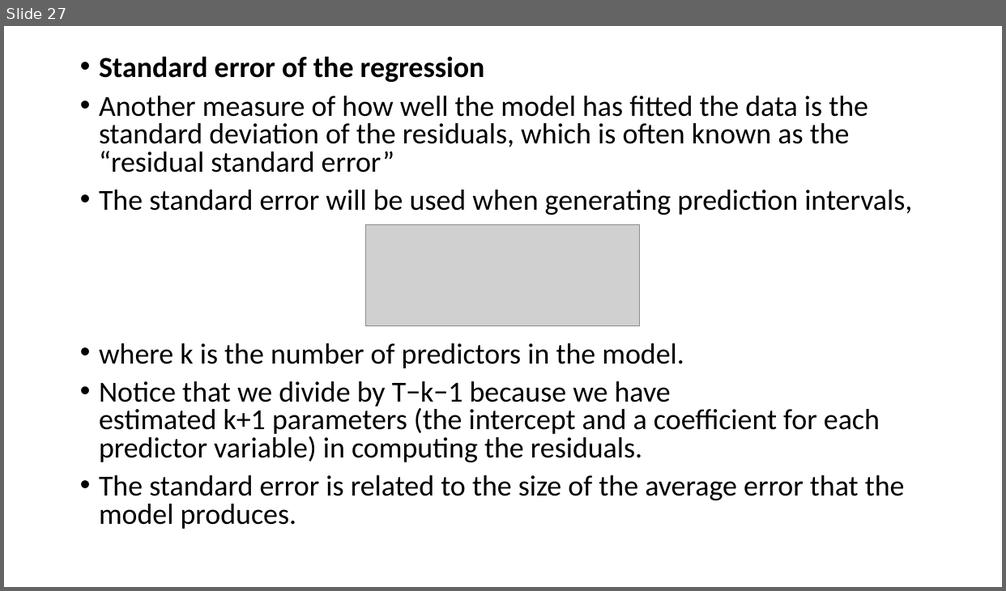
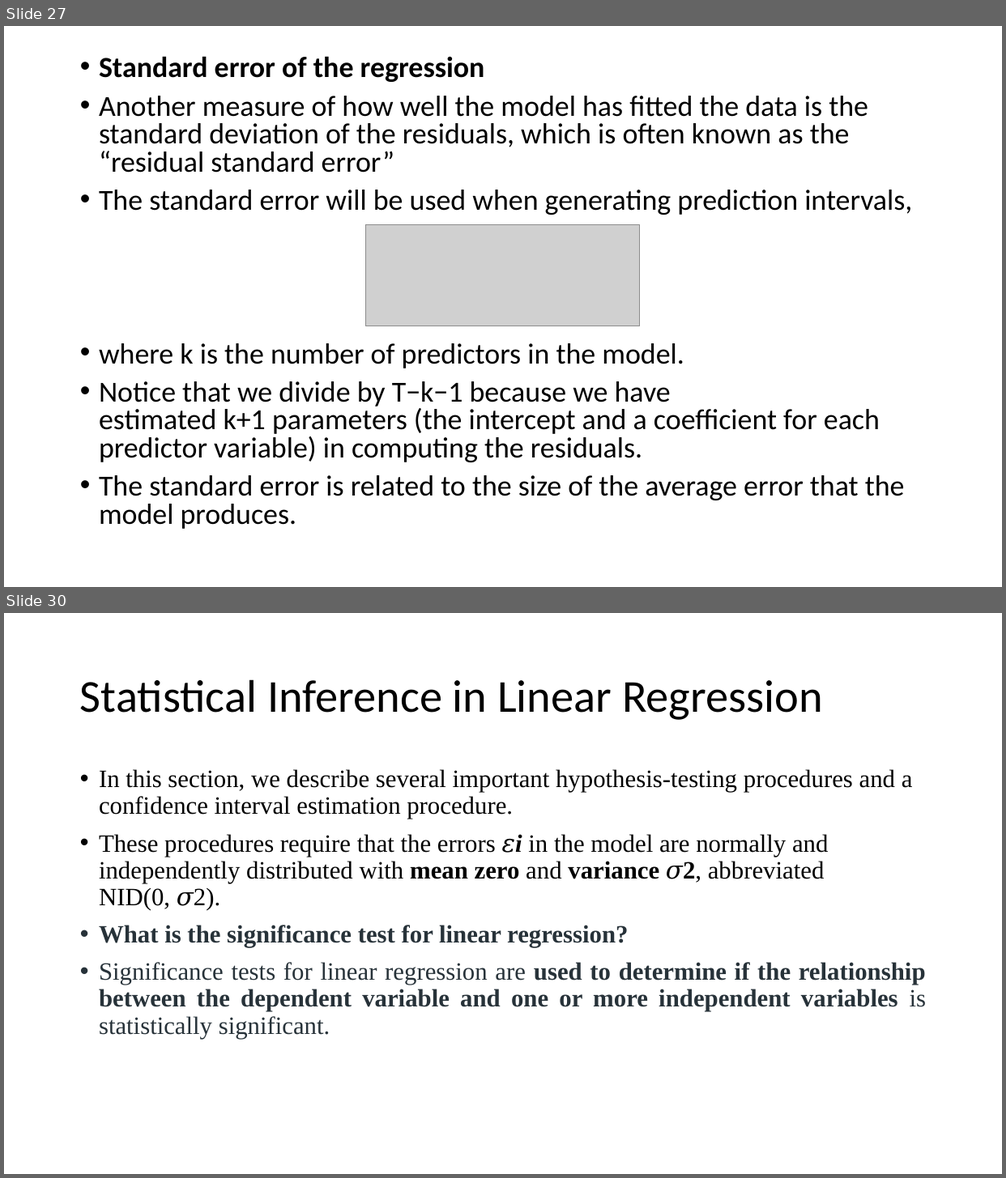
Before and after one commit to satishdkt/BTech-2024-25-Batch-Time-Series-Analysis, a slide deck: PPT/Unit 2/Unit II - REGRESSION ANALYSIS AND FORECASTING-Lecture 1.pptx. Shown one above the other, each under a label of ours: slide 27 before the commit, slides 27 and 30 after it; the slides between them are not shown. The pictures are 1006x591 and 1006x1178 pixels, drawn with LibreOffice and Linux fonts; fonts in the diff are those of the drawing; grey boxes stand for pictures. Boxes give left, top, right and bottom in pixels: in the first picture for what was removed or moved away, otherwise in the second. Text is boxed around its words. In the diff, an @@ line names an element or a change of style, - is before the commit and + after.

```diff
--- a/PPT/Unit 2/Unit II - REGRESSION ANALYSIS AND FORECASTING-Lecture 1.pptx
+++ b/PPT/Unit 2/Unit II - REGRESSION ANALYSIS AND FORECASTING-Lecture 1.pptx
@@ slide 30 added at (4, 613, 1002, 1174), background #FFFFFF @@
@@ title added at (80, 679, 823, 720), 44 pt, text #000000 @@
+Statistical Inference in Linear Regression
@@ text added at (99, 769, 927, 1039), 24 pt, text #000000 @@
+• In this section, we describe several important hypothesis-testing procedures and a confidence interval estimation procedure.
+• These procedures require that the errors 𝜀i in the model are normally and independently distributed with mean zero and variance 𝜎2, abbreviated NID(0, 𝜎2).
+• What is the significance test for linear regression?
+• Significance tests for linear regression are used to determine if the relationship between the dependent variable and one or more independent variables is statistically significant.
```
Also in this commit, not shown: 127 other slides added, 13 other files.
